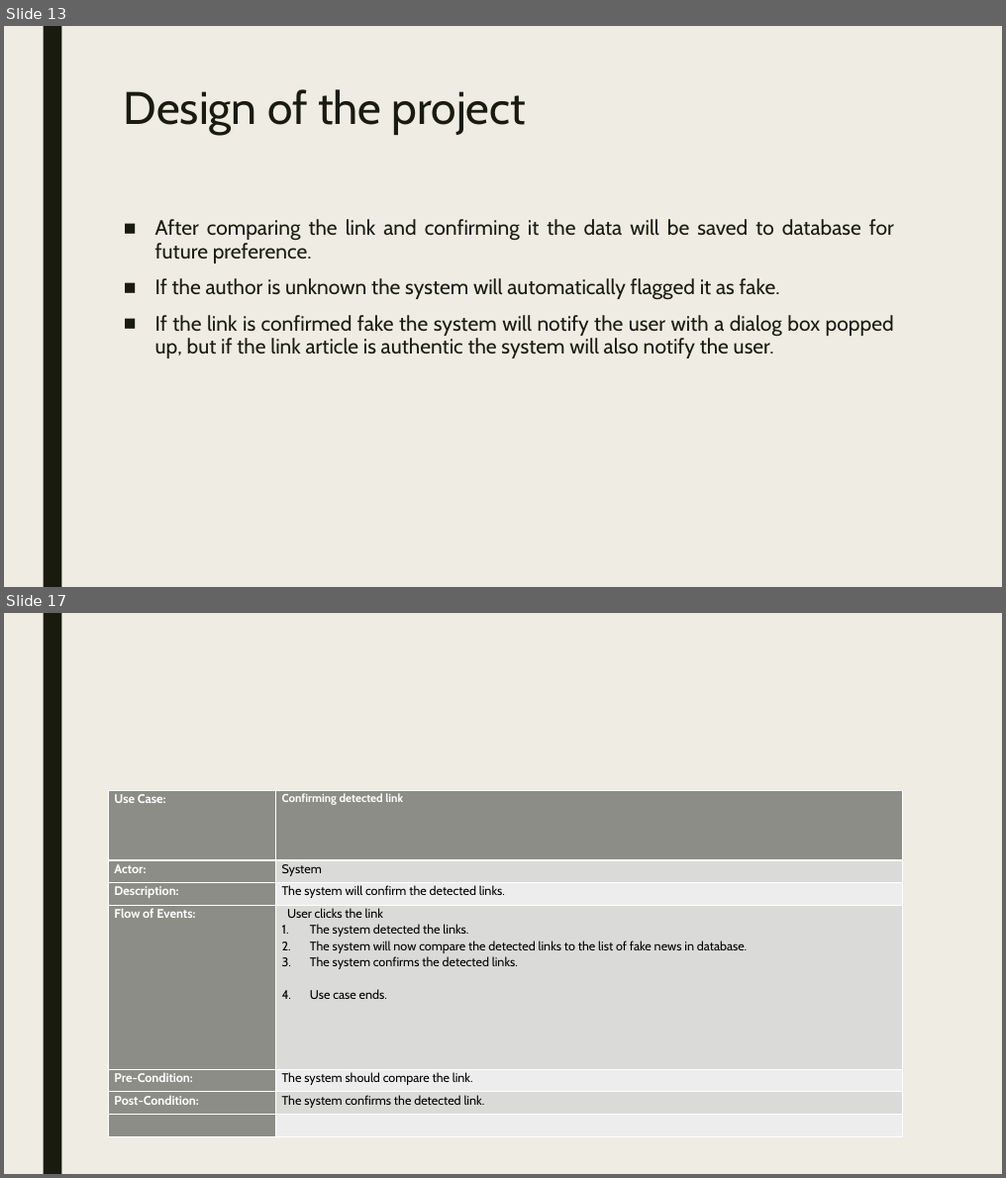
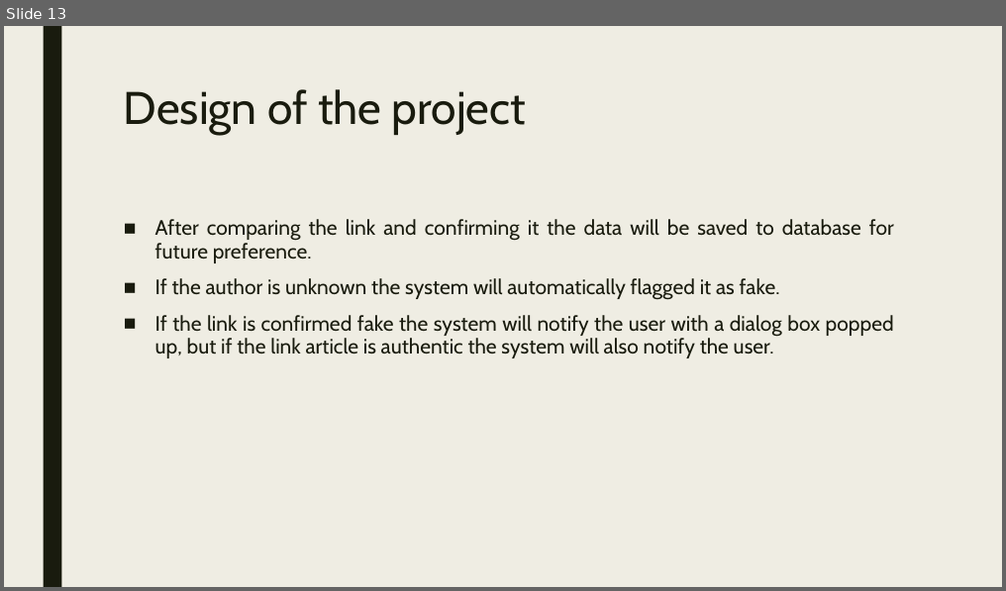
Before and after one commit to seans888/RoaD2R, a slide deck: Identifying fake news in facebook.pptx. Shown one above the other, each under a label of ours: slides 13 and 17 before the commit, slide 13 after it; the slides between them are not shown. The pictures are 1006x1178 and 1006x591 pixels, drawn with LibreOffice and Linux fonts; fonts in the diff are those of the drawing. Boxes give left, top, right and bottom in pixels: in the first picture for what was removed or moved away, otherwise in the second. Text is boxed around its words. In the diff, an @@ line names an element or a change of style, - is before the commit and + after.

```diff
--- a/Identifying fake news in facebook.pptx
+++ b/Identifying fake news in facebook.pptx
@@ slide 17 removed at box(4, 613, 1002, 1174), background #EFEDE3; not listed: 1 template element that a slide beside it also shows @@
@@ table removed at box(109, 790, 902, 1137), 7 rows, 2 columns @@
-Use Case: | Confirming detected link
-Actor: | System
-Description: | The system will confirm the detected links.
-Flow of Events: | User clicks the link / The system detected the links. / The system will now compare the detected links to the list of fake news in database. / The system confirms the detected links. / Use case ends.
-Pre-Condition: | The system should compare the link.
-Post-Condition: | The system confirms the detected link.
- | 
```
Also in this commit, not shown: 10 slides changed, 9 slides added.
